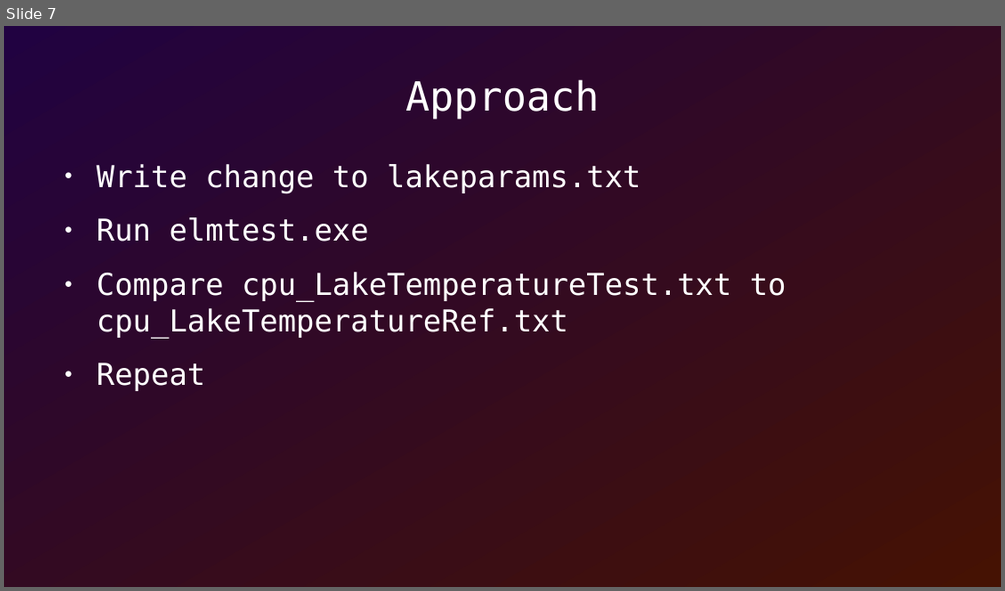
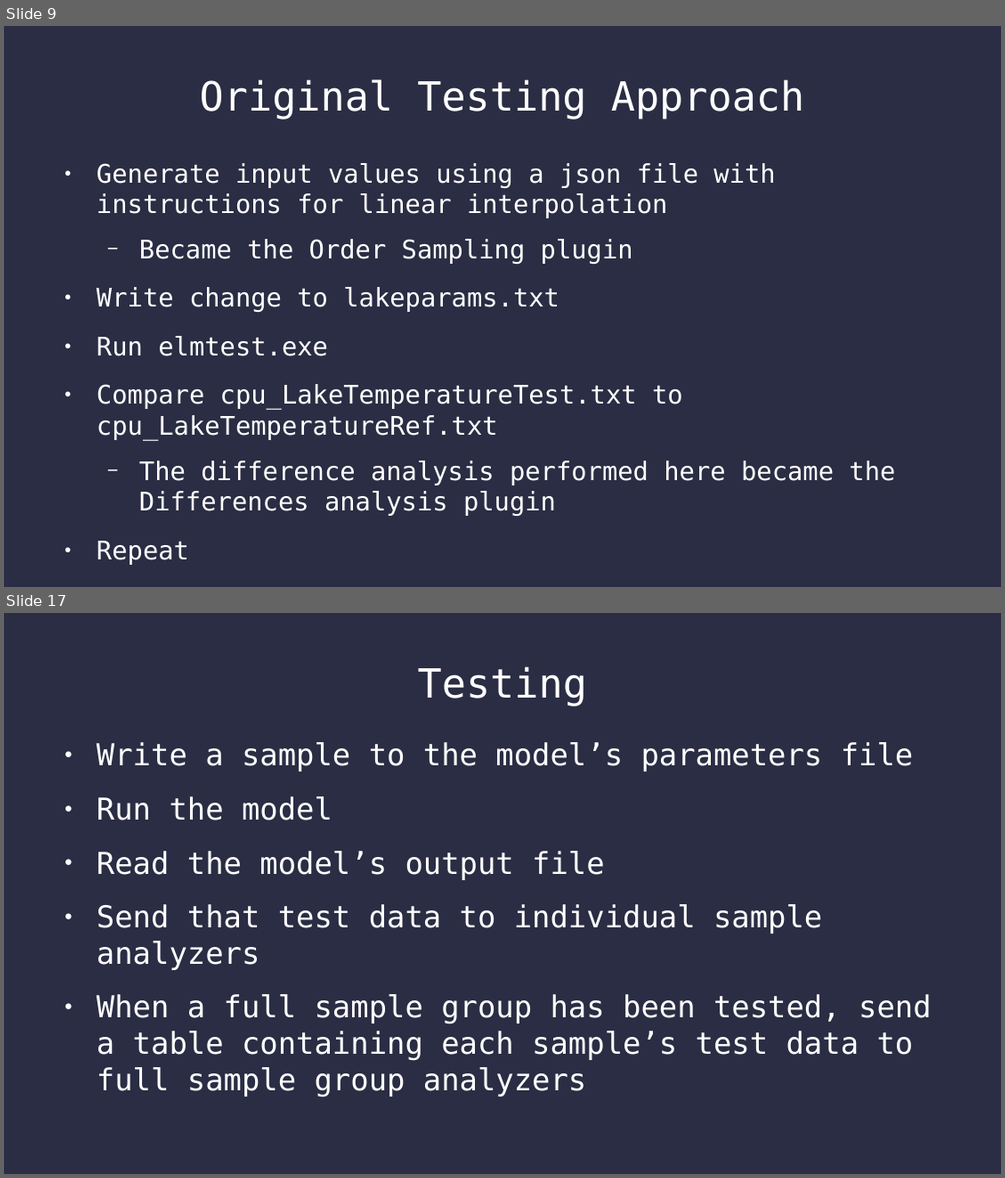
Before and after one commit to SamAllen06/lake_temp_work, a slide deck: documentation/lake_temperature.odp. Shown one above the other, each under a label of ours: slide 7 before the commit, slides 9 and 17 after it; the slides between them are not shown. The pictures are 1005x591 and 1005x1178 pixels, drawn with LibreOffice and Linux fonts; fonts in the diff are those of the drawing. Boxes give left, top, right and bottom in pixels: in the first picture for what was removed or moved away, otherwise in the second. Text is boxed around its words. In the diff, an @@ line names an element or a change of style, - is before the commit and + after.

```diff
--- a/documentation/lake_temperature.odp
+++ b/documentation/lake_temperature.odp
@@ slide 17 added at (4, 613, 1001, 1174), background #2A2D43 @@
@@ title added at (418, 666, 587, 706), 32 pt, text #FFFFFF @@
+Testing
@@ text added at (97, 742, 931, 1060), 24 pt, text #FFFFFF @@
+● Write a sample to the model’s parameters file
+● Run the model
+● Read the model’s output file
+● Send that test data to individual sample analyzers
+● When a full sample group has been tested, send a table containing each sample’s test data to full sample group analyzers
@@ what was slide 7 is now slide 9 @@
@@ slide 9 changed as well @@
@@ background gradient #210241 to #451203 to #2A2D43 @@
@@ title at (200, 79, 804, 119): text changed @@
-Approach
+Original Testing Approach
@@ text at (97, 163, 775, 264): paragraphs added @@
+● Generate input values using a json file with instructions for linear interpolation
+  − Became the Order Sampling plugin
@@ text at (97, 287, 683, 440): size 24 to 20.4 pt in "Write change to lakeparams.txt", "Run elmtest.exe", "Compare cpu_LakeTemperatureTest.txt to cpu_LakeTemperatureRe ...", "Repeat" @@
@@ text at (139, 460, 895, 484): paragraph added @@
+  − The difference analysis performed here became the Differences analysis plugin
```
Also in this commit, not shown: 11 other slides changed, 11 other slides added, 6 slides removed, 1 other file.
